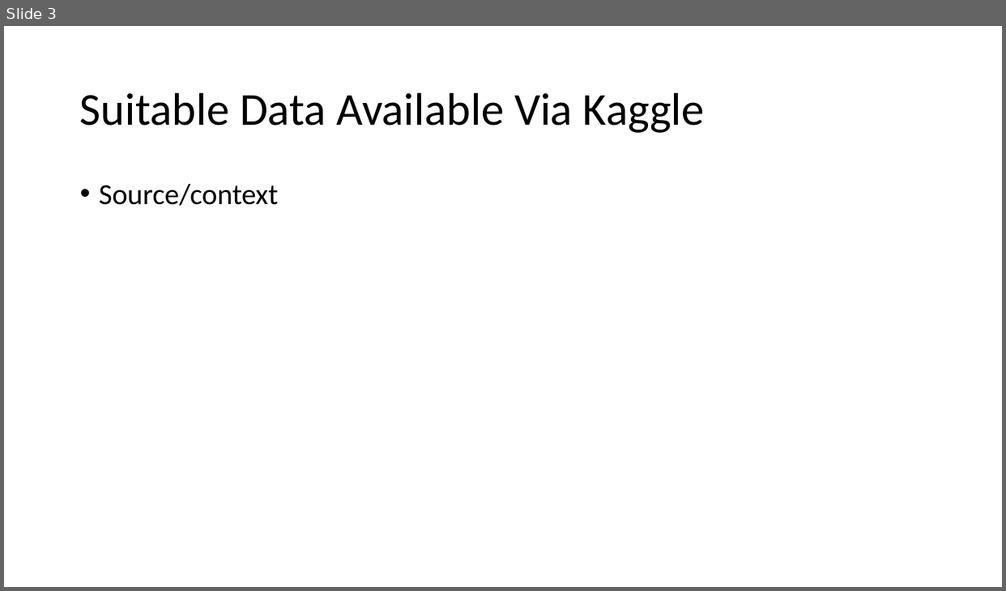
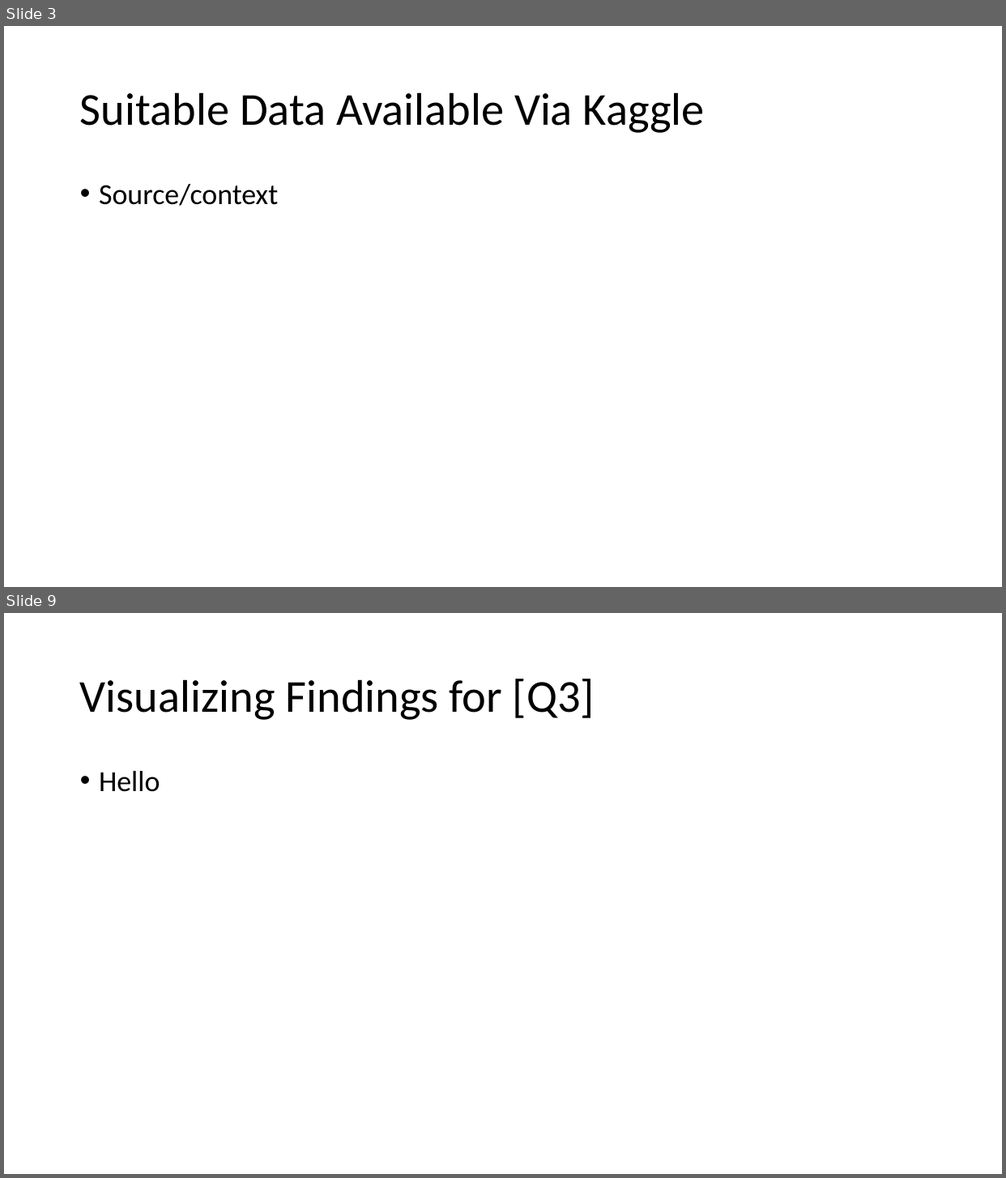
Before and after one commit to MatthewCodes/557_Final_Project, a slide deck: Presentation/Final Presentation.pptx. Shown one above the other, each under a label of ours: slide 3 before the commit, slides 3 and 9 after it; the slides between them are not shown. The pictures are 1006x591 and 1006x1178 pixels, drawn with LibreOffice and Linux fonts; fonts in the diff are those of the drawing. Boxes give left, top, right and bottom in pixels: in the first picture for what was removed or moved away, otherwise in the second. Text is boxed around its words. In the diff, an @@ line names an element or a change of style, - is before the commit and + after.

```diff
--- a/Presentation/Final Presentation.pptx
+++ b/Presentation/Final Presentation.pptx
@@ slide 9 added at box(4, 613, 1002, 1174), background #FFFFFF @@
@@ title added at box(80, 679, 594, 720), 44 pt, text #000000 @@
+Visualizing Findings for [Q3]
@@ text added at box(99, 771, 160, 792), 28 pt, text #000000 @@
+• Hello
```
Also in this commit, not shown: 2 slides changed, 7 other slides added.
